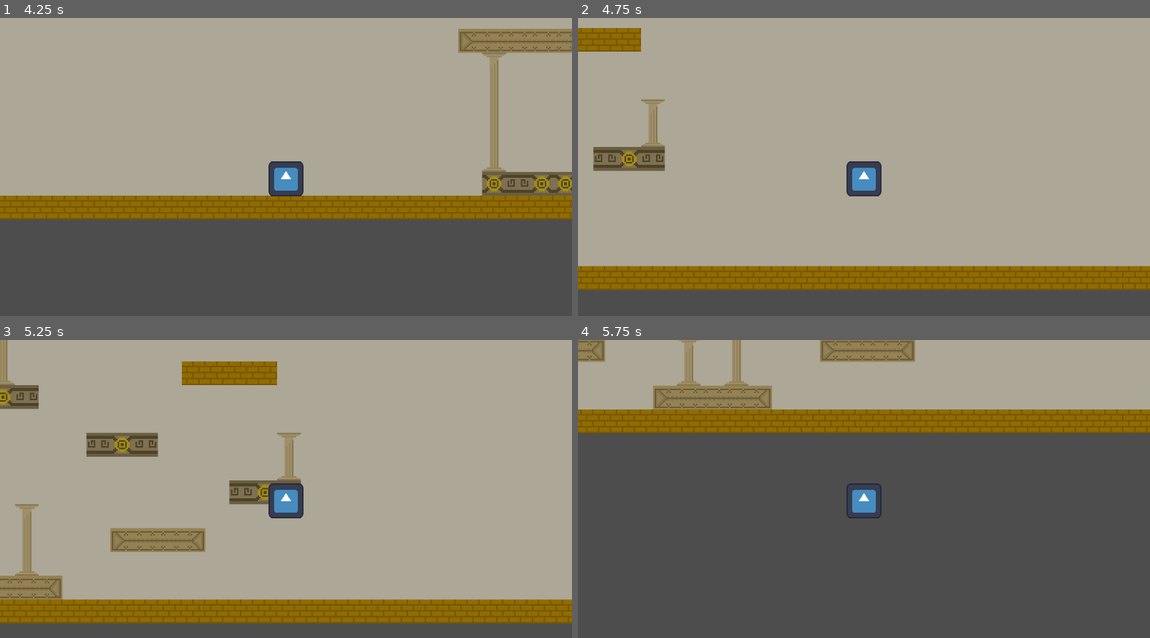
Above: before the commit, frames 1-4 (two rows, left to right).
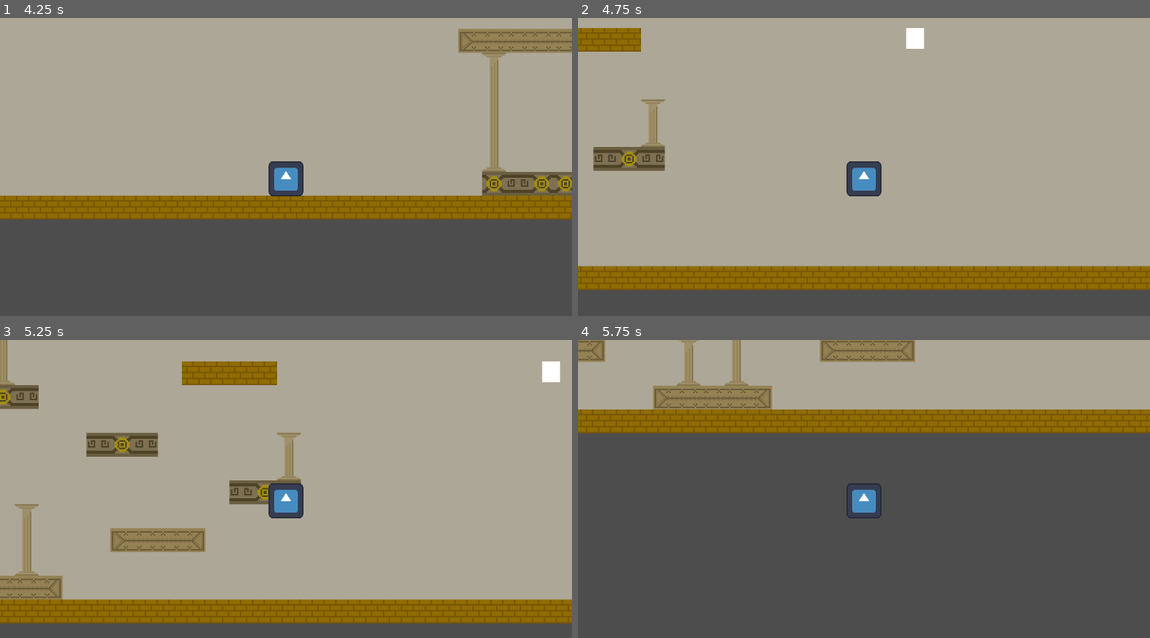
Above: after the commit, the same moments.

Repository: manaskhadka/qrow
Game: Godot game, scene res://world.tscn
Two runs of this game, one before a commit and one after it. Both use one fixed random seed, a clock stepped at 60 frames per second and the inputs below. The engine's default icon, where the game draws it, is replaced by a stand-in: a white triangle on a blue panel in a dark square.
Inputs:
- Up to frame 1 (4.25 s): tap Enter (ui_accept) at 0.5, 0.6, 0.77, 1.07, 1.35, 1.52, 1.82, 2.1, 2.75, 2.85, 3.02, 3.32, 3.5, 3.6, 3.77, 4.07 s; hold Right (right) 0.53-1.28 s; hold Down (down) 1.28-2.03 s; hold Right (right) 2.03-2.78 s; hold Up (up) 2.78-3.53 s; hold Left (left) from 3.53 s (still down)
- Up to frame 2 (4.75 s): keep holding Left (left); tap Enter (ui_accept) at 4.35, 4.52 s
- Up to frame 3 (5.25 s): tap Enter (ui_accept) at 4.82, 5.1 s; release Left (left) at 5.03 s; hold Down (down) from 5.03 s (still down)
- Up to frame 4 (5.75 s): keep holding Down (down)

Frame 1 is identical in both runs. In frame 2, 0.2% of the frame differs, in the area x 57-61%, y 3-11%; in frame 3, 0.2%; in frame 4, nothing differs.

Commit message:
successfullu switched from one scene to the other

Diff:
--- /dev/null
+++ b/Area2D1.gd
@@ -0,0 +1,14 @@
+extends Area2D
+var entered = false
+
+func _on_body_entered(body: PhysicsBody2D):
+	entered = true
+
+
+func _on_body_exited(body):
+	entered = false
+
+func _process(delta):
+	if entered == true:
+		if Input.is_action_just_pressed("ui_accept"):
+			get_tree().change_scene_to_file("res://world2.tscn")
--- /dev/null
+++ b/book.tscn
@@ -0,0 +1,8 @@
+[gd_scene format=3 uid="uid://cclcdjqcbpt3j"]
+
+[node name="Book" type="Node2D"]
+
+[node name="ColorRect" type="ColorRect" parent="."]
+offset_right = 799.0
+offset_bottom = 341.0
+color = Color(1, 0.129412, 1, 1)
--- a/test-level.tscn
+++ b/test-level.tscn
@@ -11,3 +11,12 @@
 layer_1/tile_data = PackedInt32Array(131084, 65536, 0, 196620, 131072, 0, 262156, 196608, 0, 458776, 65536, 0, 524312,  …(328 unchanged characters)…
 layer_2/name = "Platforms"
 layer_2/tile_data = PackedInt32Array(0, 0, 0, 1, 0, 0, 2, 0, 0, 3, 0, 0, 4, 0, 0, 5, 0, 0, 6, 0, 0, 7, 0, 0, 8, 0, 0, 9 …(2306 unchanged characters)…
+
+[node name="ColorRect" type="ColorRect" parent="."]
+offset_left = 562.0
+offset_top = 64.0
+offset_right = 574.0
+offset_bottom = 78.0
+
+[node name="Area2D" type="Area2D" parent="ColorRect"]
+position = Vector2(-2, -7)
--- a/world.tscn
+++ b/world.tscn
@@ -1,7 +1,11 @@
-[gd_scene load_steps=3 format=3 uid="uid://b8i3w6yq3u6cb"]
+[gd_scene load_steps=5 format=3 uid="uid://b8i3w6yq3u6cb"]
 
 [ext_resource type="PackedScene" uid="uid://do027h1kv333v" path="res://test-level.tscn" id="1_4m6ml"]
 [ext_resource type="PackedScene" uid="uid://ccwb7bmjph5un" path="res://player.tscn" id="2_bcbvm"]
+[ext_resource type="Script" path="res://Area2D1.gd" id="3_ap70v"]
+
+[sub_resource type="CircleShape2D" id="CircleShape2D_8tut1"]
+radius = 24.0832
 
 [node name="world" type="Node2D"]
 
@@ -13,3 +17,13 @@
 decel_coeff = 0.98
 speed = 15.0
 max_speed = 300.0
+
+[node name="Area2D" type="Area2D" parent="."]
+script = ExtResource("3_ap70v")
+
+[node name="CollisionShape2D" type="CollisionShape2D" parent="Area2D"]
+position = Vector2(27, 212)
+shape = SubResource("CircleShape2D_8tut1")
+
+[connection signal="body_entered" from="Area2D" to="Area2D" method="_on_body_entered"]
+[connection signal="body_exited" from="Area2D" to="Area2D" method="_on_body_exited"]
--- /dev/null
+++ b/world2.tscn
@@ -0,0 +1,36 @@
+[gd_scene load_steps=5 format=3 uid="uid://dicdf0rv56lca"]
+
+[ext_resource type="PackedScene" uid="uid://do027h1kv333v" path="res://test-level.tscn" id="1_7j2eq"]
+[ext_resource type="PackedScene" uid="uid://ccwb7bmjph5un" path="res://player.tscn" id="2_6gm2w"]
+[ext_resource type="Script" path="res://Area2D1.gd" id="3_xk27t"]
+
+[sub_resource type="CircleShape2D" id="CircleShape2D_8tut1"]
+radius = 24.0832
+
+[node name="world2" type="Node2D"]
+
+[node name="test-level" parent="." instance=ExtResource("1_7j2eq")]
+
+[node name="player" parent="." instance=ExtResource("2_6gm2w")]
+position = Vector2(122, 158)
+scale = Vector2(0.984563, 0.987805)
+decel_coeff = 0.98
+speed = 15.0
+max_speed = 300.0
+
+[node name="Area2D" type="Area2D" parent="."]
+script = ExtResource("3_xk27t")
+
+[node name="CollisionShape2D" type="CollisionShape2D" parent="Area2D"]
+position = Vector2(27, 212)
+shape = SubResource("CircleShape2D_8tut1")
+
+[node name="ColorRect" type="ColorRect" parent="."]
+offset_left = 35.0
+offset_top = 57.0
+offset_right = 75.0
+offset_bottom = 97.0
+color = Color(1, 0.0745098, 1, 1)
+
+[connection signal="body_entered" from="Area2D" to="Area2D" method="_on_body_entered"]
+[connection signal="body_exited" from="Area2D" to="Area2D" method="_on_body_exited"]
